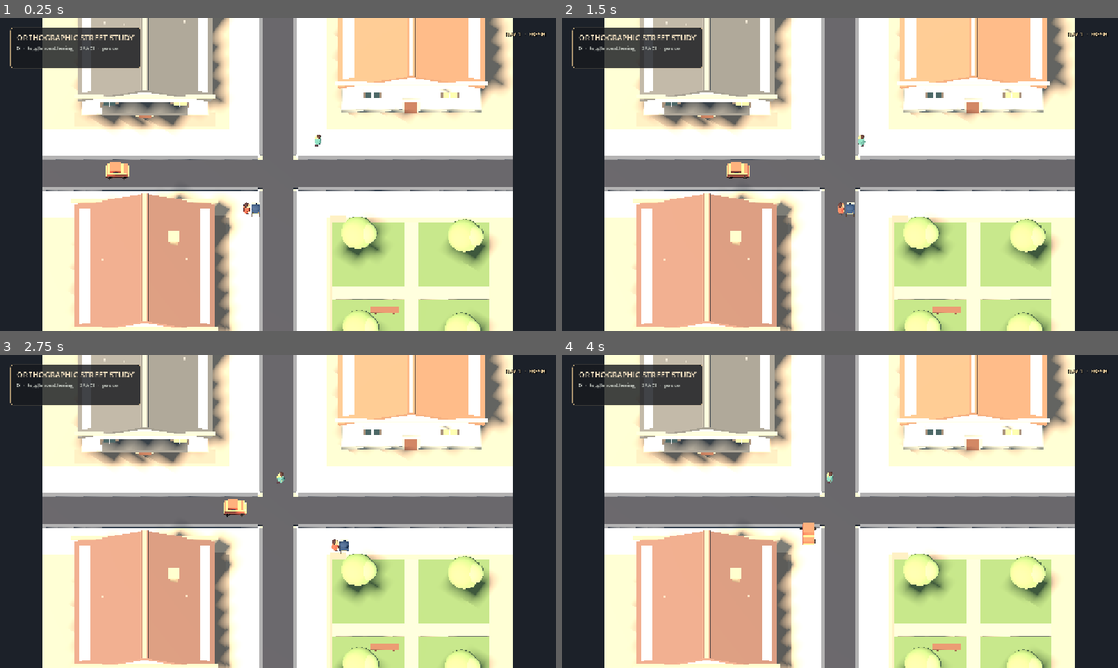
Above: before the commit, frames 1-4 (two rows, left to right).
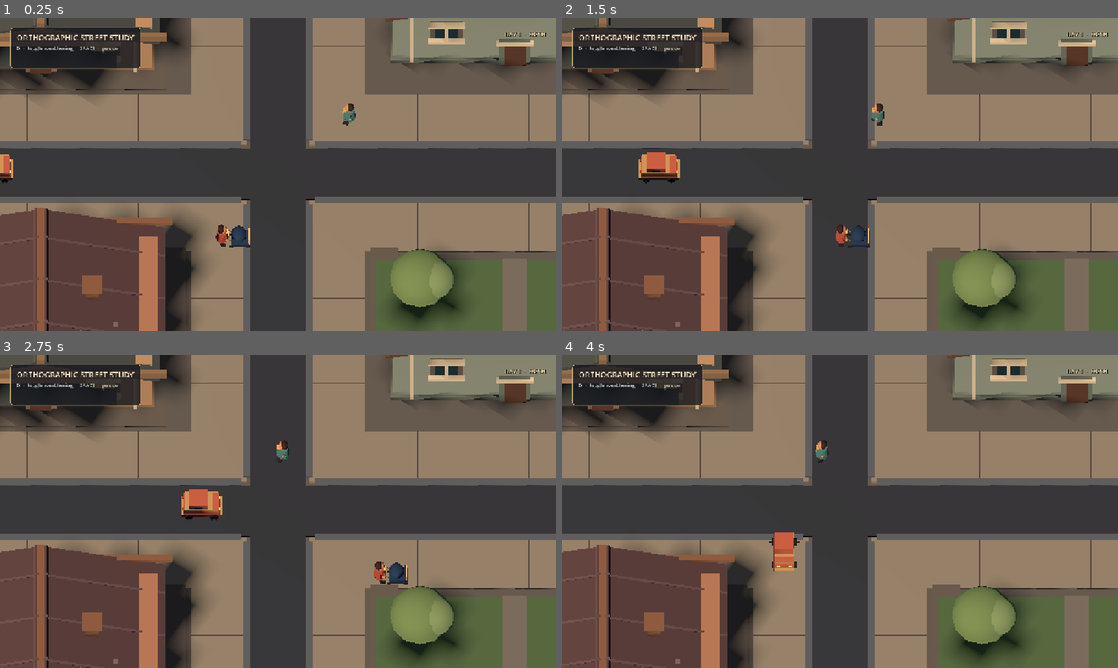
Above: after the commit, the same moments.

Repository: JosuaKrause/nappy
Game: Godot game, scene res://scenes/dev/street_preview.tscn
The game is run twice, just before and just after one commit, with the same random seed, the same clock (stepped at 60 frames per second) and the same inputs. This scene is started directly instead of the project's main scene.
Inputs (mouse positions are in pixels of both pictures, inside the frame that each line leads up to):
- Up to frame 1 (0.25 s): no input
- Up to frame 2 (1.5 s): tap Enter (ui_accept) at 0.5, 0.77 s; move the mouse to (962, 158) at 0.52 s; hold Right (move_right) 0.53-1.25 s; hold Shift (run) 0.53-1.25 s; click (962, 158) at 0.67 s; drag from (728, 190) to (812, 237) at 1.27 s
- Up to frame 3 (2.75 s): move the mouse to (333, 442) at 2.02 s; hold Right (move_right) from 2.03 s (still down); tap R at 2.1 s
- Up to frame 4 (4 s): release Right (move_right) at 2.75 s; drag from (812, 574) to (673, 464) at 2.77 s; move the mouse to (1006, 558) at 3.52 s; hold Left (move_left) from 3.53 s (still down); tap Space at 3.6 s; tap Enter (ui_accept) at 3.77 s

The runs differ from the first frame. In frame 1, 97% of the frame differs, in the area x 0-100%, y 0-100%; in frame 2, 97%; in frame 3, 97%; in frame 4, 97%.

Commit message:
Refine street preview framing and authored materials
Correct the review image's scale and clipped lighting by framing the intended 20 by 11.25 tile orthographic study, using a linear Compatibility tonemap with restrained direct and ambient energy, and tightening the shadow range. Add roof courses, facade bays, gutters, paving joints, and kerb-side day-14 litter so the close frame carries handcrafted architectural detail. Keep the actor library untouched while fixing the pram's local heading and adding bounded still and 24-frame sequence capture hooks.

Diff:
--- a/scenes/dev/street_preview.tscn
+++ b/scenes/dev/street_preview.tscn
@@ -5,12 +5,12 @@
 
 [sub_resource type="Environment" id="Environment_preview"]
 background_mode = 1
-background_color = Color(0.11, 0.13, 0.16, 1)
+background_color = Color(0.07, 0.08, 0.1, 1)
 ambient_light_source = 3
-ambient_light_color = Color(0.63, 0.68, 0.73, 1)
-ambient_light_energy = 0.72
+ambient_light_color = Color(0.52, 0.56, 0.61, 1)
+ambient_light_energy = 0.38
 reflected_light_source = 2
-tonemap_mode = 2
+tonemap_mode = 0
 glow_enabled = false
 
 [sub_resource type="StyleBoxFlat" id="StyleBox_panel"]
@@ -38,15 +38,15 @@
 [node name="Sun" type="DirectionalLight3D" parent="."]
 rotation_degrees = Vector3(-52, -34, 0)
 light_color = Color(1, 0.86, 0.7, 1)
-light_energy = 1.35
+light_energy = 0.72
 shadow_enabled = true
-directional_shadow_max_distance = 80.0
-directional_shadow_fade_start = 0.72
+directional_shadow_max_distance = 28.0
+directional_shadow_fade_start = 0.9
 
 [node name="Camera3D" type="Camera3D" parent="."]
 position = Vector3(0, 31, 14.5)
 projection = 1
-size = 20.0
+size = 11.25
 current = true
 
 [node name="CityModels" type="Node3D" parent="."]
--- a/src/visual3d/city_models.gd
+++ b/src/visual3d/city_models.gd
@@ -8,18 +8,18 @@
 
 const ROAD := Color("343943")
 const ROAD_EDGE := Color("59606a")
-const STONE := Color("b7aa95")
-const STONE_DARK := Color("8c8174")
-const GRASS := Color("647c55")
-const GRASS_LIGHT := Color("7f9864")
-const PLASTER := [Color("d2b99c"), Color("c3c7bb"), Color("d7c2a8"), Color("b7c0b2")]
-const ROOF := [Color("765c55"), Color("8a6b58"), Color("5e6162"), Color("806d61")]
-const TRIM := Color("ece0c8")
-const WINDOW := Color("31454b")
-const WINDOW_GLOW := Color("e5b96f")
-const WOOD := Color("765447")
-const CRACK := Color("443d3c")
-const PAPER := Color("d7cba9")
+const STONE := Color("8a8175")
+const STONE_DARK := Color("625c58")
+const GRASS := Color("526a4b")
+const GRASS_LIGHT := Color("71885a")
+const PLASTER := [Color("a87860"), Color("899489"), Color("b18d6e"), Color("7d9084")]
+const ROOF := [Color("594448"), Color("654b3d"), Color("4b5050"), Color("605044")]
+const TRIM := Color("d2c2a6")
+const WINDOW := Color("273b42")
+const WINDOW_GLOW := Color("bf9150")
+const WOOD := Color("5d4238")
+const CRACK := Color("302c2d")
+const PAPER := Color("b7a985")
 
 @export var day14 := false
 
@@ -81,13 +81,13 @@
 			if phase < delta * 1.5:
 				_actor_nodes[i].position = Vector3(2.8, 0.2, -2.0)
 		_actor_speeds[i] = speed
-		_actor_headings[i] = heading
+		_actor_headings[i] = 0.0 if kind == "pram" else heading
 		if kind != "pram":
 			_actor_nodes[i].position += Vector3(sin(heading), 0.0, cos(heading)) * speed * delta
-		_actor_motions[i].call("advance", delta, speed, heading)
+		_actor_motions[i].call("advance", delta, speed, 0.0 if kind == "pram" else heading)
 
 func _build_world() -> void:
-	var base_mat := _material(Color("958b7d"), 0.94)
+	var base_mat := _material(Color("5f5b59"), 0.94)
 	_box(self, "Ground", Vector3(30.0, 0.28, 30.0), Vector3(0.0, -0.18, 0.0), base_mat)
 
 	var road_mat := _material(ROAD, 0.88)
@@ -111,6 +111,17 @@
 	for x in [-2.1, 2.1]:
 		for z in [-2.1, 2.1]:
 			_box(self, "CornerPaving", Vector3(2.0, 0.12, 2.0), Vector3(x, 0.1, z), pavement_mat)
+	var paving_joint_mat := _material(STONE_DARK.darkened(0.18), 0.98)
+	for z in [-2.1, 2.1]:
+		for x in [-9.0, 9.0]:
+			for offset in [-4.0, 0.0, 4.0]:
+				_box(self, "PavingJoint", Vector3(0.035, 0.035, 2.02),
+					Vector3(x + offset, 0.18, z), paving_joint_mat)
+	for x in [-2.1, 2.1]:
+		for z in [-9.0, 9.0]:
+			for offset in [-4.0, 0.0, 4.0]:
+				_box(self, "PavingJoint", Vector3(2.02, 0.035, 0.035),
+					Vector3(x, 0.18, z + offset), paving_joint_mat)
 
 	# Small slabs make the alleys visibly traversable instead of filling the blocks with walls.
 	var alley_mat := _material(STONE_DARK, 0.94)
@@ -137,6 +148,7 @@
 	var wall_mat := _material(PLASTER[variant], 0.88)
 	var shadow_mat := _material(PLASTER[variant].darkened(0.22), 0.95)
 	var roof_mat := _material(ROOF[variant], 0.9)
+	var roof_tile_mat := _material(ROOF[variant].lightened(0.08), 0.96)
 	var body_size := Vector3(footprint.x, height, footprint.y)
 	_box(building, "PlasterBody", body_size, Vector3(0.0, height * 0.5, 0.0), wall_mat)
 	_box(building, "Plinth", Vector3(footprint.x + 0.16, 0.26, footprint.y + 0.16),
@@ -158,6 +170,16 @@
 		Vector3(0.0, height + 0.17, footprint.y * 0.5 + 0.5), shadow_mat)
 	_box(building, "RoofFascia", Vector3(footprint.x + 1.0, 0.22, 0.22),
 		Vector3(0.0, height + 0.17, -footprint.y * 0.5 - 0.5), shadow_mat)
+	# A handful of shared-material courses break the roof into authored tiles without a forest of
+	# per-tile nodes. They follow both slopes and catch a thin line of occlusion under the ridge.
+	for course in 5:
+		var course_z := lerpf(-footprint.y * 0.42, footprint.y * 0.42, float(course) / 4.0)
+		_box(building, "RoofCourseWest", Vector3(panel_width, 0.035, 0.09),
+			Vector3(-footprint.x * 0.25, roof_y + 0.14, course_z), roof_tile_mat,
+			Vector3(0.0, 0.0, roof_pitch))
+		_box(building, "RoofCourseEast", Vector3(panel_width, 0.035, 0.09),
+			Vector3(footprint.x * 0.25, roof_y + 0.14, course_z), roof_tile_mat,
+			Vector3(0.0, 0.0, -roof_pitch))
 
 	# Front windows have a reveal, sill, and trim rather than a painted rectangle.
 	var window_mat := _material(WINDOW, 0.55)
@@ -169,6 +191,9 @@
 		_window(building, wx, height * 0.55, footprint.y * 0.5 + 0.06,
 			window_mat if col == 0 else glow_mat, frame_mat)
 		_window(building, wx, height * 0.55, -footprint.y * 0.5 - 0.06, window_mat, frame_mat)
+	for bay in [-1.0, 1.0]:
+		_box(building, "FacadePilaster", Vector3(0.12, height - 0.42, 0.16),
+			Vector3(bay * footprint.x * 0.42, height * 0.5, footprint.y * 0.5 + 0.08), frame_mat)
 
 	# A centered entrance gives every block a human-scale cue. Storefronts get a warm awning and a
 	# lower reveal so the intersection has a distinct civic/commercial corner.
@@ -176,6 +201,8 @@
 	_box(building, "DoorReveal", Vector3(1.15, 1.9, 0.12), Vector3(0.0, 0.96, footprint.y * 0.5 + 0.07), shadow_mat)
 	_box(building, "Door", Vector3(0.76, 1.62, 0.1), Vector3(0.0, 0.82, footprint.y * 0.5 + 0.14), door_mat)
 	_box(building, "DoorLintel", Vector3(1.35, 0.16, 0.2), Vector3(0.0, 1.82, footprint.y * 0.5 + 0.15), frame_mat)
+	_box(building, "FrontGutter", Vector3(footprint.x + 1.0, 0.12, 0.14),
+		Vector3(0.0, height + 0.24, footprint.y * 0.5 + 0.5), shadow_mat)
 	if storefront:
 		_box(building, "Shopfront", Vector3(footprint.x * 0.55, 1.0, 0.12),
 			Vector3(0.0, 1.3, footprint.y * 0.5 + 0.11), glow_mat)
@@ -259,10 +286,20 @@
 		var origin := Vector3(rng.randf_range(-12.0, 12.0), 0.34, rng.randf_range(-12.0, 12.0))
 		if absf(origin.x) < 3.8 or absf(origin.z) < 3.8:
 			origin.x += 4.4 if origin.x >= 0.0 else -4.4
-		var paper := _box(_wear_root, "WindblownPaper", Vector3(0.38, 0.035, 0.24), origin, litter_mat)
-		_paper_nodes.append(paper)
-		_paper_origins.append(origin)
-		_paper_phases.append(rng.randf_range(0.0, TAU))
+		_add_paper(origin, litter_mat, rng.randf_range(0.0, TAU))
+	# These sit on the actual kerbs and pavement corners, where day-14 litter remains legible in
+	# the close orthographic frame instead of disappearing below a building footprint.
+	for origin in [
+		Vector3(-5.2, 0.34, 2.7), Vector3(-0.8, 0.34, 2.7), Vector3(3.6, 0.34, 2.7),
+		Vector3(2.7, 0.34, -4.8), Vector3(2.7, 0.34, 0.8), Vector3(-2.7, 0.34, -5.4),
+	]:
+		_add_paper(origin, litter_mat, rng.randf_range(0.0, TAU))
+
+func _add_paper(origin: Vector3, material: Material, phase: float) -> void:
+	var paper := _box(_wear_root, "WindblownPaper", Vector3(0.38, 0.035, 0.24), origin, material)
+	_paper_nodes.append(paper)
+	_paper_origins.append(origin)
+	_paper_phases.append(phase)
 
 func _build_optional_actors() -> void:
 	# The visual study can run before the actor milestone lands. Loading by path keeps this scene
@@ -285,7 +322,7 @@
 	person.add_child(pram)
 	add_child(person)
 	_add_actor_motion(motion_script, person, "mother", 2.875, PI)
-	_add_actor_motion(motion_script, pram, "pram", 2.875, PI)
+	_add_actor_motion(motion_script, pram, "pram", 2.875, 0.0)
 
 	var car: Node3D = models_script.call("make_vehicle", "car") as Node3D
 	if car != null:
--- a/src/visual3d/street_preview.gd
+++ b/src/visual3d/street_preview.gd
@@ -8,6 +8,8 @@
 var _city: Node3D
 var _state_label: Label
 var _capture_path := ""
+var _sequence_prefix := ""
+var _sequence_frame := 0
 var _capture_late := false
 
 const ORTHO_PITCH_DEGREES := 65.0
@@ -40,21 +42,27 @@
 
 func _read_capture_flag() -> void:
 	const prefix := "--preview-capture="
+	const sequence_prefix := "--preview-sequence="
 	var arguments: PackedStringArray = OS.get_cmdline_user_args()
 	for index in arguments.size():
 		var argument: String = arguments[index]
 		if argument.begins_with(prefix):
 			_capture_path = argument.trim_prefix(prefix)
+		elif argument.begins_with(sequence_prefix):
+			_sequence_prefix = argument.trim_prefix(sequence_prefix)
 		elif argument == "--preview-late":
 			_capture_late = true
-	if _capture_path.is_empty():
+	if _capture_path.is_empty() and _sequence_prefix.is_empty():
 		return
 	if DisplayServer.get_name() == "headless":
 		return
 	# Let each pose settle before saving; the final stage exits the preview after the stills are written.
-	get_tree().create_timer(1.0).timeout.connect(_capture_stage.bind("early"))
-	get_tree().create_timer(3.0).timeout.connect(_capture_stage.bind("late"))
-	get_tree().create_timer(4.0).timeout.connect(_capture_stage.bind("turn"))
+	if not _capture_path.is_empty():
+		get_tree().create_timer(1.0).timeout.connect(_capture_stage.bind("early"))
+		get_tree().create_timer(3.0).timeout.connect(_capture_stage.bind("late"))
+		get_tree().create_timer(4.0).timeout.connect(_capture_stage.bind("turn"))
+	if not _sequence_prefix.is_empty():
+		_capture_sequence_frame()
 
 func _capture_stage(stage: String) -> void:
 	if stage == "late":
@@ -68,6 +76,16 @@
 	if stage == "turn":
 		get_tree().quit()
 
+func _capture_sequence_frame() -> void:
+	await RenderingServer.frame_post_draw
+	var image: Image = get_viewport().get_texture().get_image()
+	var error: Error = image.save_png("%s-%03d.png" % [_sequence_prefix, _sequence_frame])
+	if error != OK:
+		push_error("preview sequence capture failed (%d): %s" % [_sequence_frame, error])
+	_sequence_frame += 1
+	if _sequence_frame < 24:
+		get_tree().create_timer(1.0 / 12.0).timeout.connect(_capture_sequence_frame)
+
 func _apply_day(day14: bool) -> void:
 	_day14 = day14
 	if is_instance_valid(_city):
